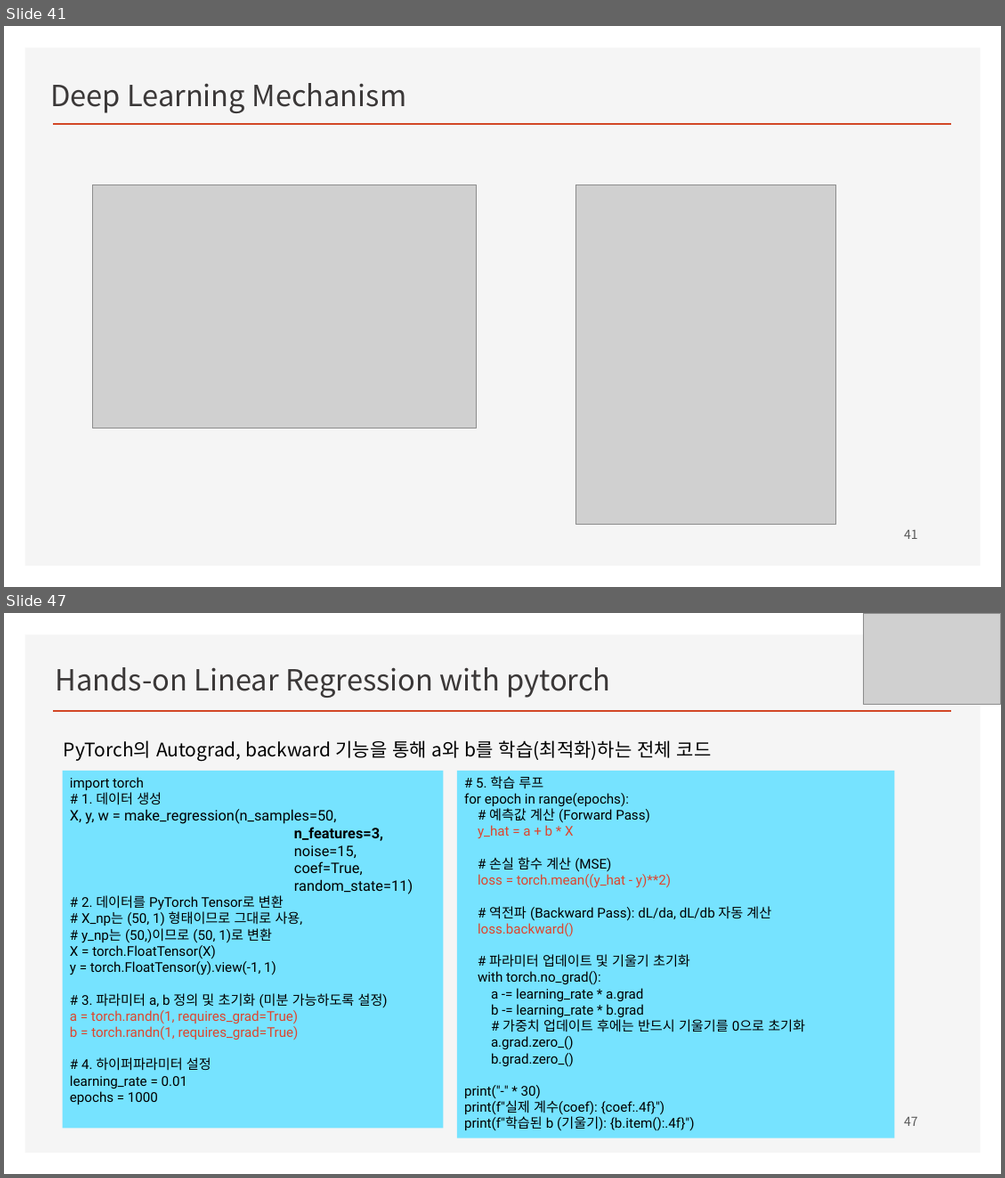
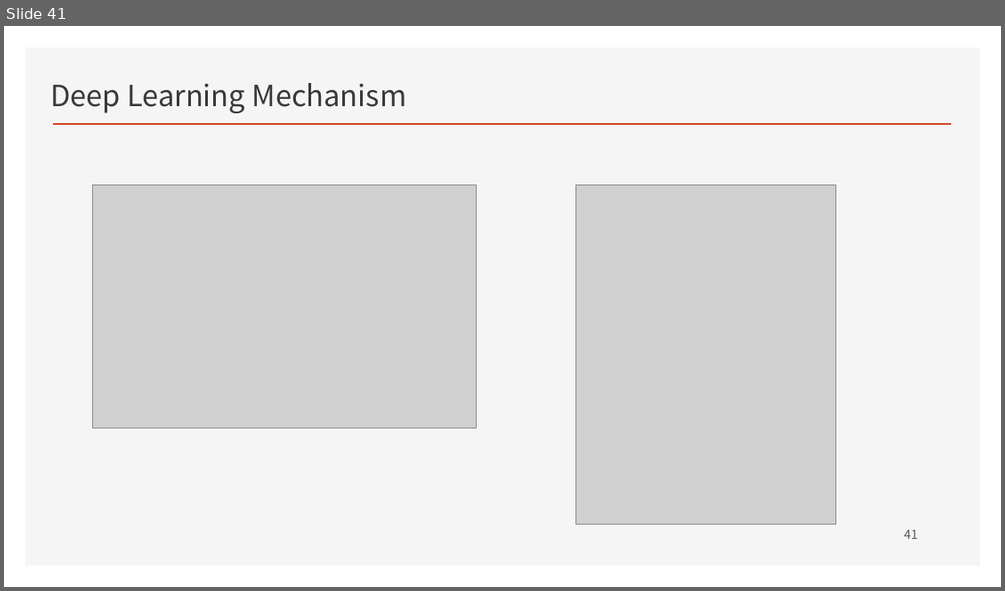
Before and after one commit to ancestor9/mathematics-for-machine-learning, a slide deck: Linear_Algebra/w4_Perceptron_Regression.pptx. Shown one above the other, each under a label of ours: slides 41 and 47 before the commit, slide 41 after it; the slides between them are not shown. The pictures are 1005x1178 and 1005x591 pixels, drawn with LibreOffice and Linux fonts; fonts in the diff are those of the drawing; grey boxes stand for pictures; background and template pictures are left out. Boxes give left, top, right and bottom in pixels: in the first picture for what was removed or moved away, otherwise in the second. Text is boxed around its words. In the diff, an @@ line names an element or a change of style, - is before the commit and + after.

```diff
--- a/Linear_Algebra/w4_Perceptron_Regression.pptx
+++ b/Linear_Algebra/w4_Perceptron_Regression.pptx
@@ slide 47 removed at [4, 613, 1001, 1174], background #FFFFFF; not listed: 2 template elements that a slide beside it also shows @@
@@ picture removed at [863, 614, 1000, 705] @@
@@ text removed at [56, 667, 610, 698] @@
-Hands-on Linear Regression with pytorch
@@ text removed at [64, 740, 712, 761] @@
-PyTorch의 Autograd, backward 기능을 통해 a와 b를 학습(최적화)하는 전체 코드
@@ rectangle removed at [63, 771, 443, 1128] @@
-import torch
-# 1. 데이터 생성
-X, y, w = make_regression(n_samples=50,
-n_features=3,
-noise=15,
-coef=True,
-random_state=11)
-# 2. 데이터를 PyTorch Tensor로 변환
-# X_np는 (50, 1) 형태이므로 그대로 사용,
-# y_np는 (50,)이므로 (50, 1)로 변환
-X = torch.FloatTensor(X)
-y = torch.FloatTensor(y).view(-1, 1)
-# 3. 파라미터 a, b 정의 및 초기화 (미분 가능하도록 설정)
-a = torch.randn(1, requires_grad=True)
-b = torch.randn(1, requires_grad=True)
-# 4. 하이퍼파라미터 설정
-learning_rate = 0.01
-epochs = 1000
@@ rectangle removed at [457, 771, 895, 1138] @@
-# 5. 학습 루프
-for epoch in range(epochs):
-# 예측값 계산 (Forward Pass)
-y_hat = a + b * X
-# 손실 함수 계산 (MSE)
-loss = torch.mean((y_hat - y)**2)
-# 역전파 (Backward Pass): dL/da, dL/db 자동 계산
-loss.backward()
-# 파라미터 업데이트 및 기울기 초기화
-with torch.no_grad():
-a -= learning_rate * a.grad
-b -= learning_rate * b.grad
-# 가중치 업데이트 후에는 반드시 기울기를 0으로 초기화
-a.grad.zero_()
-b.grad.zero_()
-print("-" * 30)
-print(f"실제 계수(coef): {coef:.4f}")
-print(f"학습된 b (기울기): {b.item():.4f}")
@@ page number removed at [904, 1117, 918, 1126] @@
-47
```
Also in this commit, not shown: 20 other slides removed, 2 other files.
